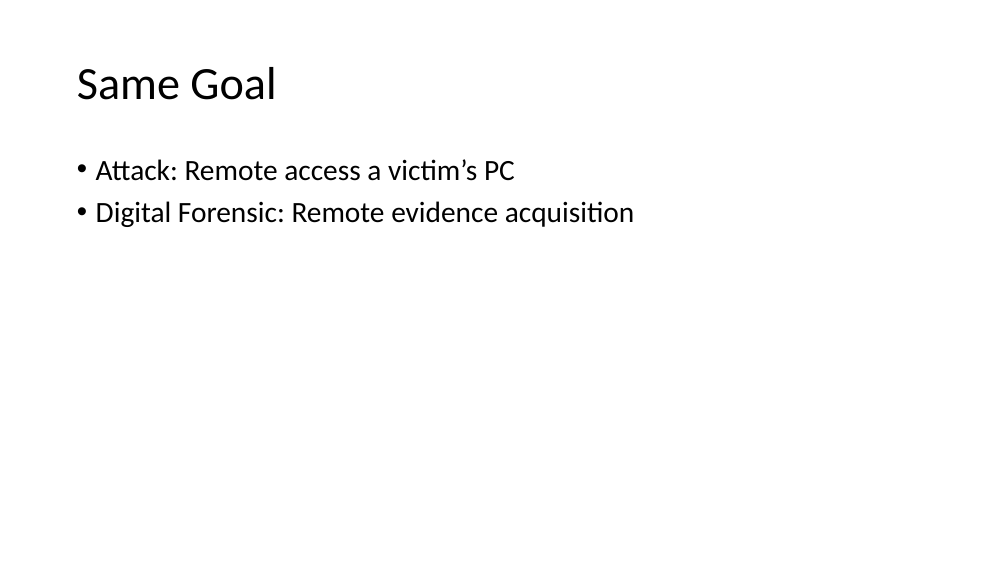
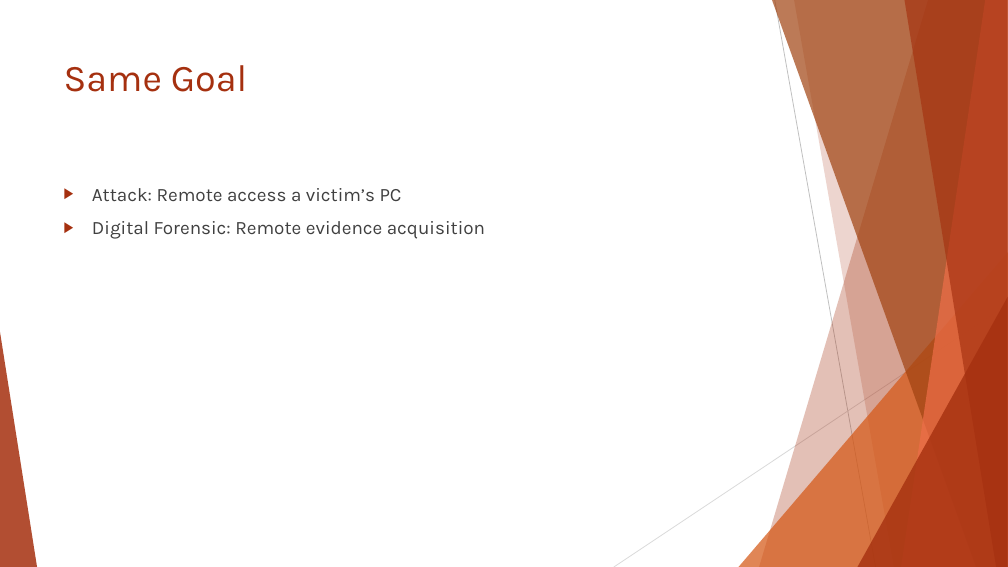
Before and after one commit to sajinshivdas/Digital-Forensics-Lab, a slide deck: slide 18 of Basic_Computer_Skills_for_Forensics/4_Advanced_linux_command_line.pptx. Drawn at 1008x567 pixels with LibreOffice and Linux fonts; fonts in the diff are those of the drawing; background and template pictures are left out. Boxes give left, top, right and bottom in pixels: in the first picture for what was removed or moved away, otherwise in the second. Text is boxed around its words. In the diff, an @@ line names an element or a change of style, - is before the commit and + after.

```diff
--- a/Basic_Computer_Skills_for_Forensics/4_Advanced_linux_command_line.pptx
+++ b/Basic_Computer_Skills_for_Forensics/4_Advanced_linux_command_line.pptx
@@ title "Same Goal": place and size @@
-title "Same Goal" at bbox=[77, 67, 276, 100]
+title "Same Goal" at bbox=[64, 65, 247, 92]
@@ title "Same Goal" at bbox=[64, 65, 247, 92]: size 44 to 36 pt, font Calibri to Karla, text colour #000000 to #A5300F; line spacing 0.9 to 1; vertical alignment middle to top @@
@@ text "Attack: Remote access a victim’s ...": place and size @@
-text "Attack: Remote access a victim’s ..." at bbox=[96, 159, 635, 227]
+text "Attack: Remote access a victim’s ..." at bbox=[92, 188, 485, 239]
@@ text "Attack: Remote access a victim’s ..." at bbox=[92, 188, 485, 239]: size 28 to 18 pt, font Calibri to Karla, text colour #000000 to #404040; bullet • to ▶; line spacing 0.9 to 1 @@
@@ group added at bbox=[0, 0, 1008, 567]: 5 freeform shapes, 3 triangles, 2 lines @@
```
Also in this commit, not shown: 31 other slides changed.
